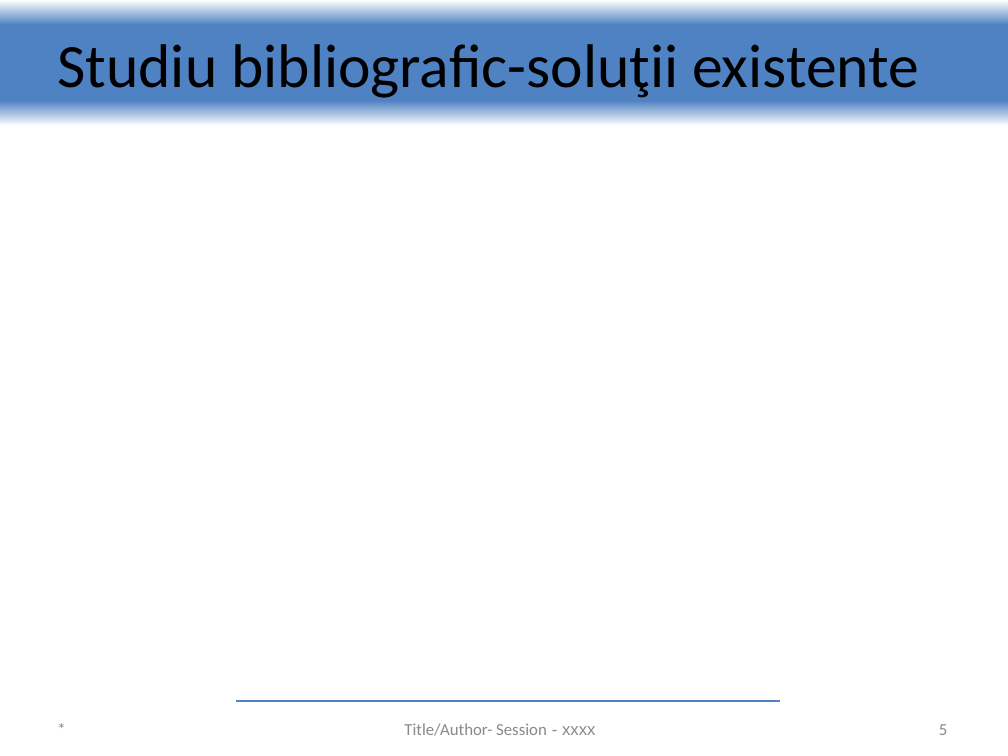
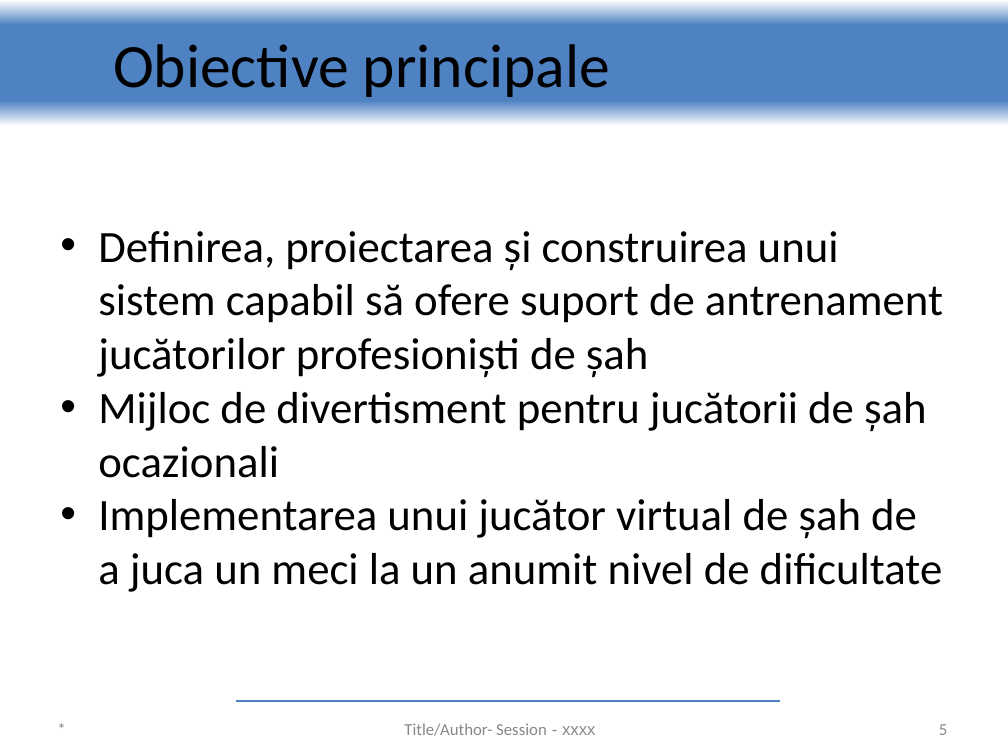
Before and after one commit to davidbalazs/chessEngine-documentation, a slide deck: slide 5 of Documentation written by me/Prezentarea finala/resurse/template_prezentare.pptx. Drawn at 1008x756 pixels with LibreOffice and Linux fonts; fonts in the diff are those of the drawing; background and template pictures are left out. Boxes give left, top, right and bottom in pixels: in the first picture for what was removed or moved away, otherwise in the second. Text is boxed around its words. In the diff, an @@ line names an element or a change of style, - is before the commit and + after.

```diff
--- a/Documentation written by me/Prezentarea finala/resurse/template_prezentare.pptx
+++ b/Documentation written by me/Prezentarea finala/resurse/template_prezentare.pptx
@@ title at box(113, 44, 610, 97): text changed @@
-Studiu bibliografic-soluţii existente
+Obiective principale
@@ text added at box(98, 231, 943, 592), 32 pt, text #000000 @@
+• Definirea, proiectarea și construirea unui sistem capabil să ofere suport de antrenament jucătorilor profesioniști de șah
+• Mijloc de divertisment pentru jucătorii de șah ocazionali
+• Implementarea unui jucător virtual de șah de a juca un meci la un anumit nivel de dificultate
```
Also in this commit, not shown: 4 other slides changed, 1 slide added, 1 slide removed, 2 other files.
